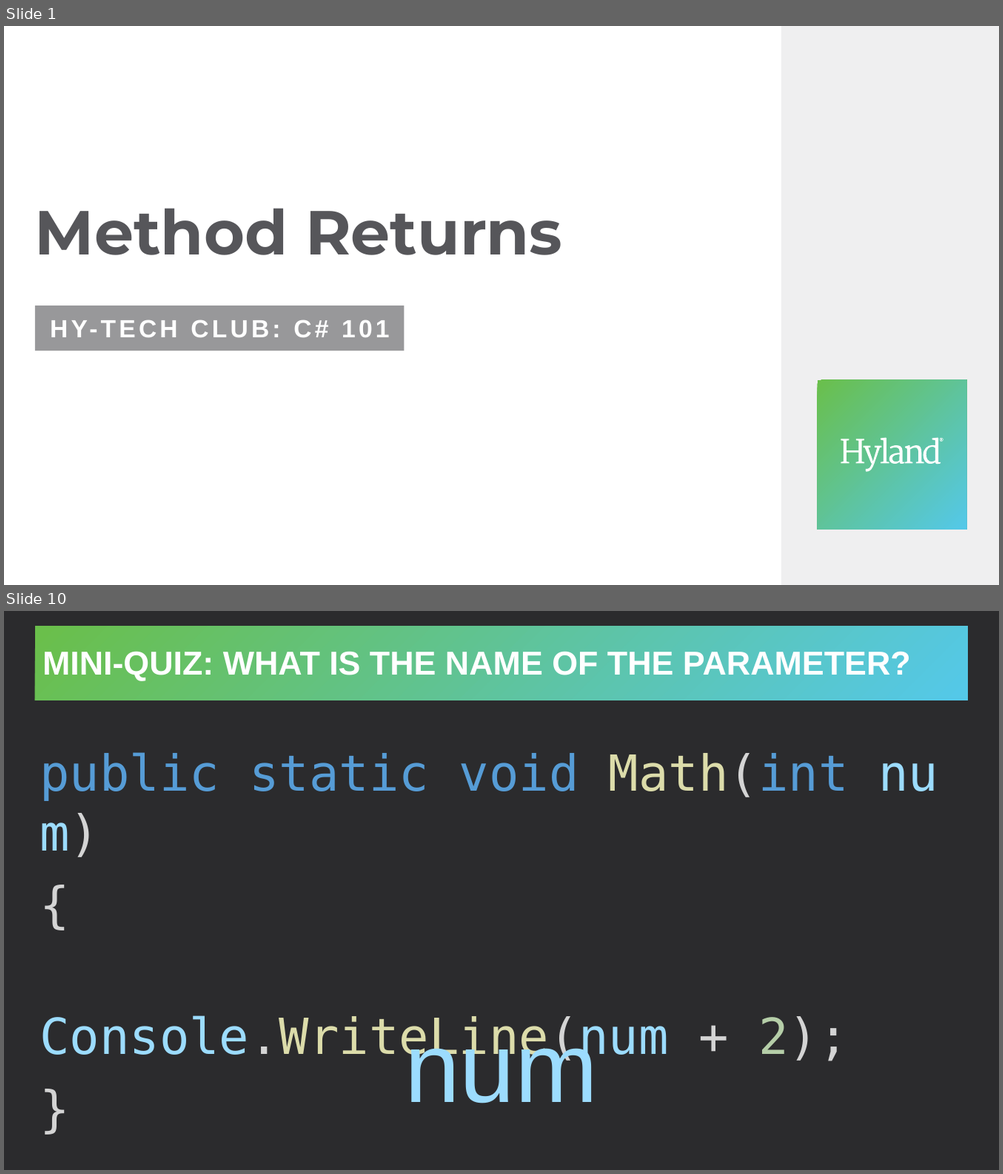
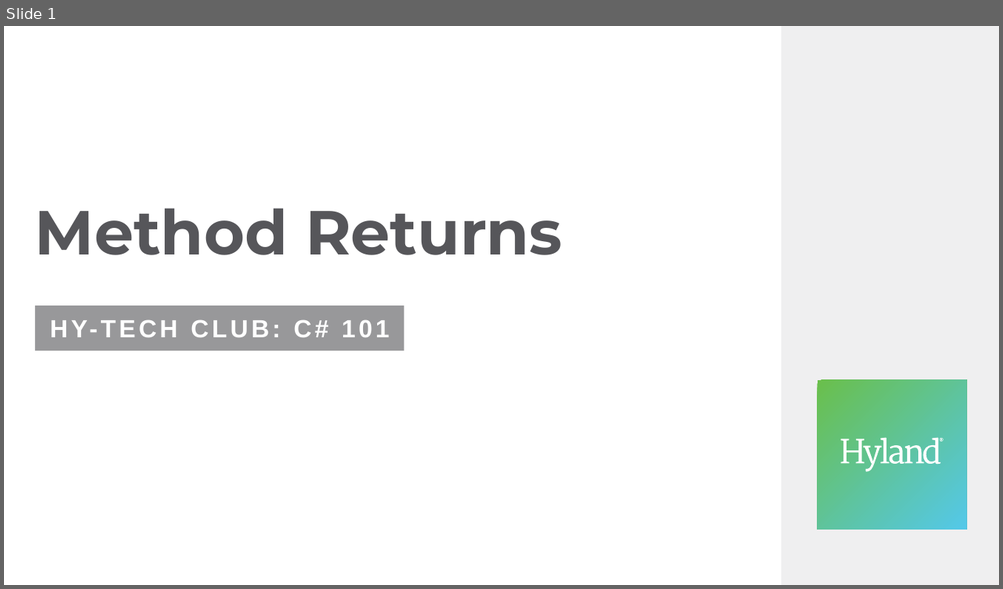
Before and after one commit to hytechclub/cs-101, a slide deck: MethodParameters/MethodReturns.pptx. Shown one above the other, each under a label of ours: slides 1 and 10 before the commit, slide 1 after it; the slides between them are not shown. The pictures are 1003x1174 and 1003x589 pixels, drawn with LibreOffice and Linux fonts; fonts in the diff are those of the drawing. Boxes give left, top, right and bottom in pixels: in the first picture for what was removed or moved away, otherwise in the second. Text is boxed around its words. In the diff, an @@ line names an element or a change of style, - is before the commit and + after.

```diff
--- a/MethodParameters/MethodReturns.pptx
+++ b/MethodParameters/MethodReturns.pptx
@@ slide 10 removed at bbox=[4, 611, 999, 1170], background #2B2B2D @@
@@ title removed at bbox=[35, 626, 968, 701] @@
-MINI-QUIZ: WHAT IS THE NAME OF THE PARAMETER?
@@ text removed at bbox=[40, 752, 848, 1104] @@
-public static void Math(int num)
-{
-Console.WriteLine(num + 2);
-}
@@ text removed at bbox=[40, 1016, 669, 1065] @@
-num
```
Also in this commit, not shown: 5 slides added, 26 other slides removed, 1 other file.
